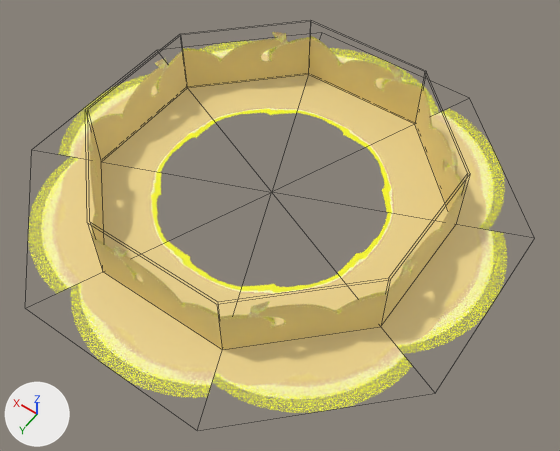
The FBX model Trucs_Graph/BoardGame_UI/scenes/Asset_BridgeOFF.fbx as it was, and as the next commit left it.
Camera for both pictures: a camera (50 mm lens) standing at (-0.0904, 0.1222, 0.188) and looking at (-0.0097, 0.0093, 0.0106). Arrows for +X, +Y and +Z are at lower left; the lights stay in place. Mesh edges are drawn as thin lines. Where no turn or scale is listed for an object, it has been applied to the vertices.

In view in the first picture: 'circle', 'innerlight', 'outerlight'.
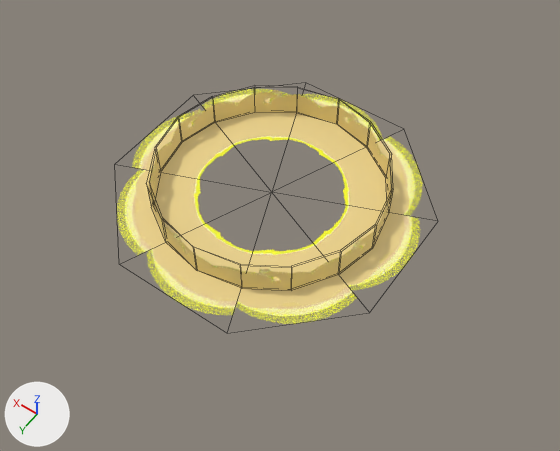
ob_light is not drawn itself; it is the parent of ob_innerlight, ob_outerlight.
ob_solgaucheoff is not drawn itself; it is the parent of ob_light.
ob_asset_bridgeoff is not drawn itself; it is the parent of ob_solgaucheoff.

Where the newer file only moved an object's origin or applied its transform, the numbers keep the older frame.

Pixel boxes [x1, y1, x2, y2] of what changed, in the pictures (560 x 451 px):
'circle', mesh rescaled (36% narrower, 36% shorter)
    before: [28, 41, 507, 413]
    after: [117, 88, 423, 324]
'innerlight', reshaped, moved, rescaled (36% narrower, 35% shorter)
    before: [90, 33, 463, 328]
    after: [151, 91, 390, 282]
'outerlight', reshaped, moved, rescaled (35% narrower, 37% shorter)
    before: [88, 32, 466, 350]
    after: [148, 89, 392, 290]

The change, as a list of edits to the scene's bpy script:
```text
Change me_mesh_001:
    used by ob_innerlight; parent = ob_light; location = (0.0, 1.0, 0.0); scale = (0.974, 0.974, 0.974)
    remove me_mesh_001.from_pydata(...)  # 16 vertices, 8 faces; spans x -6.44..6.44, y -0.01..4.63, z -6.44..6.44
    add me_mesh_001.from_pydata(...)  # 32 vertices, 16 faces; spans x -3.53..3.53, y 0.0..1.09, z -3.53..3.57
    me_mesh_001 part 1: the whole mesh is rebuilt
Change me_mesh_002:
    used by ob_outerlight; parent = ob_light; location = (0.0, 1.0, 0.0); scale = (0.974, 0.974, 0.974)
    remove me_mesh_002.from_pydata(...)  # 16 vertices, 8 faces; spans x -6.52..6.52, y -0.01..4.63, z -6.52..6.52
    add me_mesh_002.from_pydata(...)  # 32 vertices, 16 faces; spans x -3.57..3.57, y 0.0..1.09, z -3.53..3.57
    me_mesh_002 part 2: the whole mesh is rebuilt
Change me_mesh:
    where me_mesh.from_pydata(...)  # 9 vertices, 8 faces; spans x -0.0716..0.0716, y -0.0716..0.0716, z 0.0
    used by ob_circle; location = (0.0, 0.0, 0.01)
    me_mesh part 3: the whole mesh is scaled about its middle by 0.645
Change ob_innerlight:
    ob_innerlight.scale: (0.974, 0.974, 0.974) -> (1.0, 1.0, 1.0)
    ob_innerlight.location: (0.0, 1.0, 0.0) -> (0.0, 0.867, 0.0)
Change ob_outerlight:
    ob_outerlight.scale: (0.974, 0.974, 0.974) -> (1.0, 1.0, 1.0)
    ob_outerlight.location: (0.0, 1.0, 0.0) -> (0.0, 0.867, 0.0)
Change ob_asset_bridgeoff:
    ob_asset_bridgeoff.scale: (0.008, 0.00489, 0.008) -> (0.01, 0.01, 0.01)
Change ob_light:
    ob_light.location: (0.0, -1.0, -35.0) -> (0.0, -0.867, -34.68)
Change ob_solgaucheoff:
    ob_solgaucheoff.location: (0.0, 0.0, 35.0) -> (0.0, 0.0, 34.68)
```
